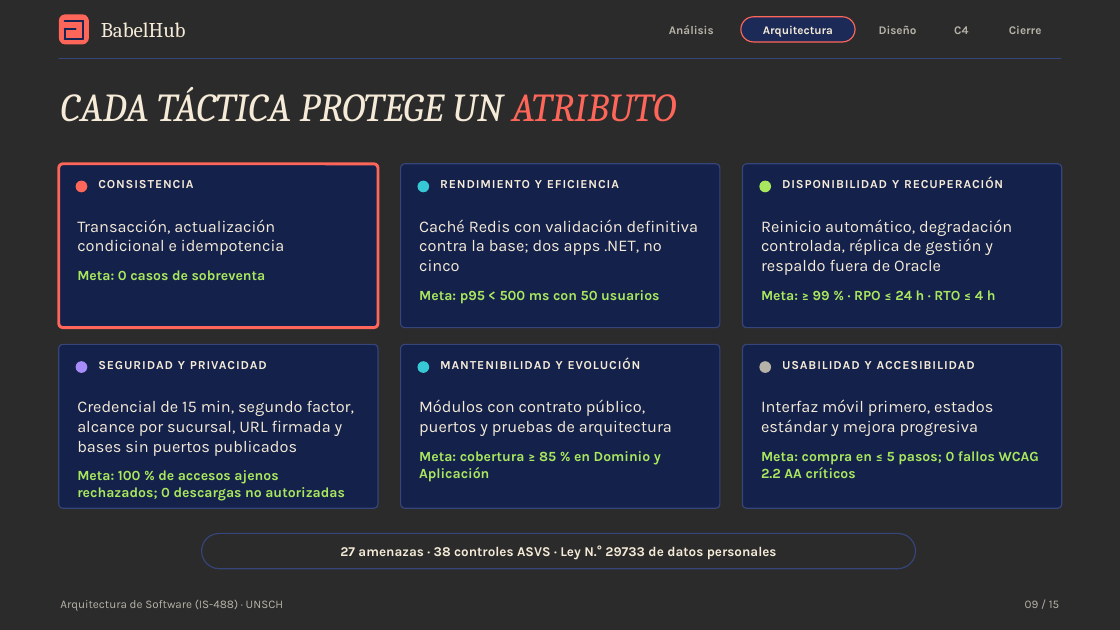
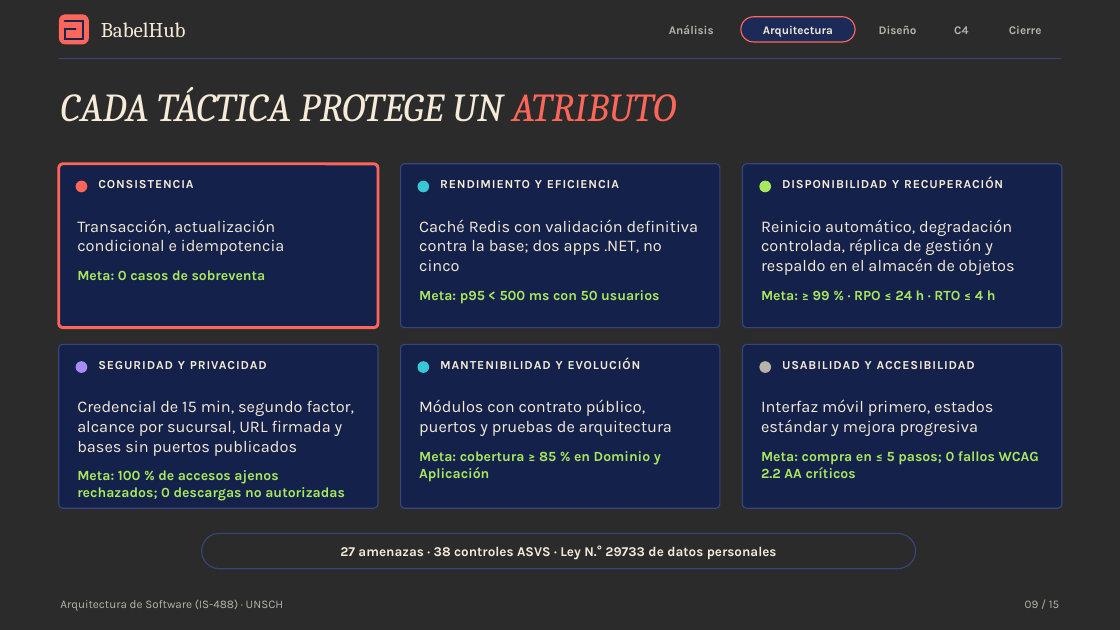
Before and after one commit to P35C4D0R4B1050/BabelHub, a slide deck: slide 9 of docs/BabelHub_Exposicion.pptx. Drawn at 1120x630 pixels with LibreOffice and Linux fonts; fonts in the diff are those of the drawing; background and template pictures are left out; a plain dark background stands for a picture behind light text. Boxes give left, top, right and bottom in pixels: in the first picture for what was removed or moved away, otherwise in the second. Text is boxed around its words. In the diff, an @@ line names an element or a change of style, - is before the commit and + after.

```diff
--- a/docs/BabelHub_Exposicion.pptx
+++ b/docs/BabelHub_Exposicion.pptx
@@ text at bbox=[761, 219, 1015, 275]: text changed @@
-Reinicio automático, degradación controlada, réplica de gestión y respaldo fuera de Oracle
+Reinicio automático, degradación controlada, réplica de gestión y respaldo en el almacén de objetos
```
Also in this commit, not shown: 1 other slide changed.
